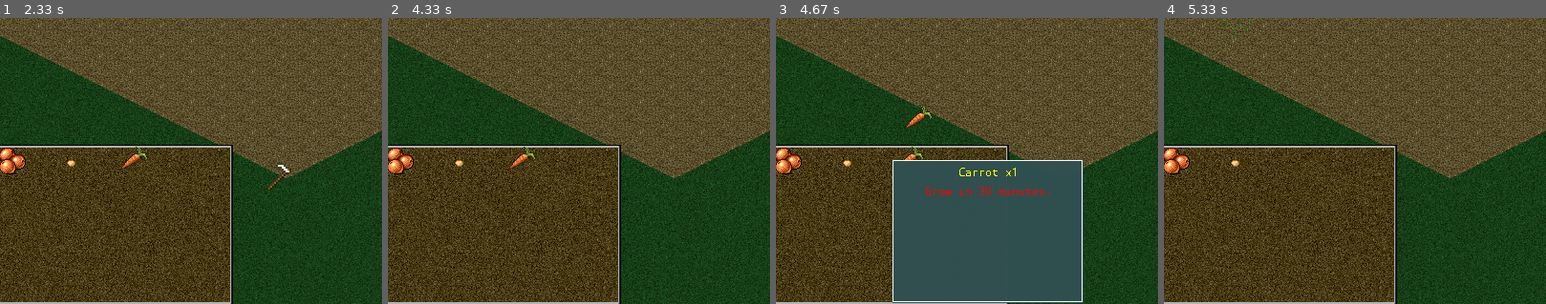
Above: before the commit, frames 1-4 (left to right).
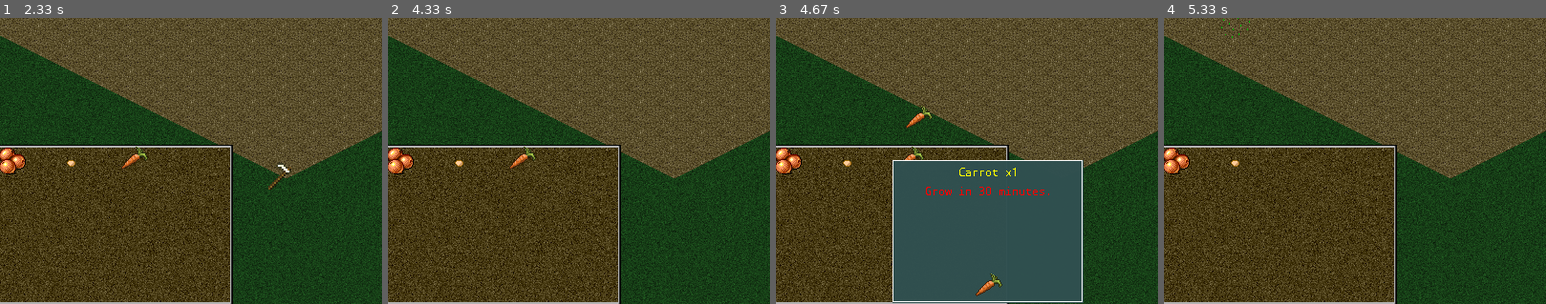
Above: after the commit, the same moments.

Repository: orneo1212/PythonFarmGame
Game: pygame game, started from pyFarmGame.py
Two runs of this game, one before a commit and one after it. Both use one fixed random seed, a clock stepped at 60 frames per second and the inputs below. The source is Python 2; it was converted automatically to run under Python 3.
Inputs (mouse positions are % of the whole screen's width and height, from its top left):
- Up to frame 1 (2.33 s): click (50, 50) at 0.38 s; click (60, 72) at 0.72 s; click (19, 74) at 1.05 s; click (87, 85) at 1.38 s; click (52, 16) at 1.72 s; click (45, 76) at 2.05 s
- Up to frame 2 (4.33 s): click (47, 33) at 2.38 s; click (36, 29) at 2.72 s; click (76, 41) at 3.05 s; click (81, 48) at 3.38 s; click (71, 32) at 3.72 s; click (21, 31) at 4.05 s
- Up to frame 3 (4.67 s): click (26, 68) at 4.38 s
- Up to frame 4 (5.33 s): click (21, 44) at 4.72 s; click (28, 42) at 5.05 s
The pictures show only the part of the screen within x 12-62%, y 44-94%; the shares and areas given below are measured in that part.

Frames 1-2 are identical in both runs. In frame 3, 0.2% of the frame differs, in the area x 52-60%, y 89-98%; in frame 4, nothing differs.

Commit message:
seed icon in tooltips

Diff:
--- a/farmlib/inventory.py
+++ b/farmlib/inventory.py
@@ -25,6 +25,10 @@
         img = pygame.Surface((sizex, sizey))
         img.fill((48, 80, 80))
         pygame.draw.rect(img, (255, 255, 255), (0, 0, sizex - 1, sizey - 1), 1)
+
+        #Draw seed
+        seedimg = self.images["seed" + str(index)]
+        img.blit(seedimg, (sizex / 2 - 32, sizey - 32))
 
         #Name
         text = seeds[index]['name'] + " x" + str(player.itemscounter[str(index)])
--- a/pyFarmGame.py
+++ b/pyFarmGame.py
@@ -237,6 +237,10 @@
         img.fill((48, 80, 80))
         pygame.draw.rect(img, (255, 255, 255), (0, 0, sizex - 1, sizey - 1), 1)
 
+        #Draw seed
+        seedimg = self.images["seed" + str(underseed.id)]
+        img.blit(seedimg, (sizex / 2 - 32, sizey - 32))
+
         #name
         text = "" + underseed.name + ""
         text = self.notifyfont.render(text, 0, (255, 255, 0), (255, 0, 255))
